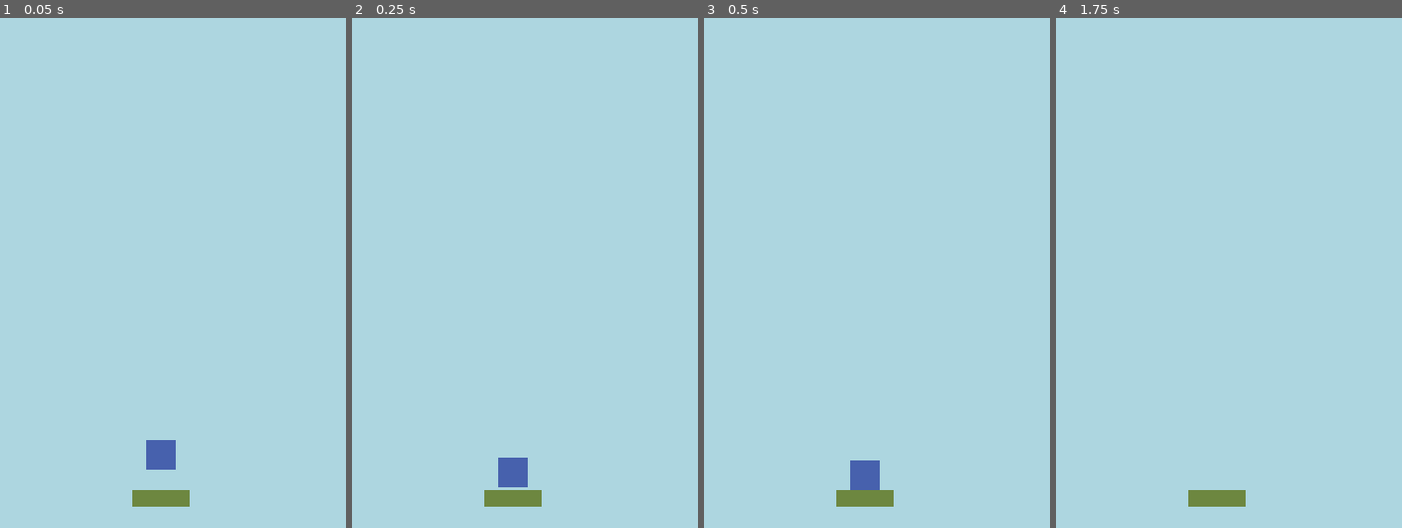
Above: before the commit, frames 1-4 (left to right).
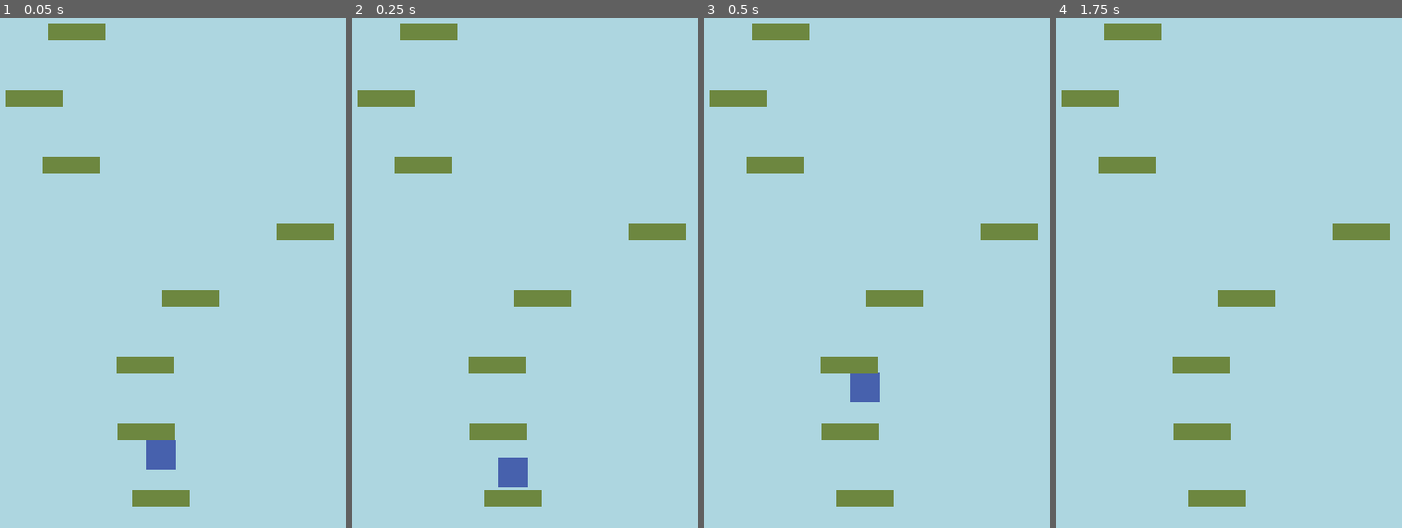
Above: after the commit, the same moments.

Repository: SomeDevNow/godot-doodle-jump
Game: Godot game, scene res://src/scenes/main/main.tscn
Same seed, same stepped clock (60 frames per second), same inputs: the game is played once before the commit and once after it. Before the commit the project has no main scene; this scene is started directly in both runs.
Inputs:
- Up to frame 1 (0.05 s): no input
- Up to frame 2 (0.25 s): no input
- Up to frame 3 (0.5 s): no input
- Up to frame 4 (1.75 s): hold Right (Player Right) from 0.53 s (still down)

The runs differ from the first frame. In frame 1, 3.8% of the frame differs, in the area x 1-97%, y 1-83%; in frame 2, 3.8%; in frame 3, 4.8%, in the area x 1-97%, y 1-93%; in frame 4, 3.8%.

Commit message:
Updated platforms
Now they spawn, but not infinitely and have one way collision

Diff:
--- a/icon.svg
+++ /dev/null
@@ -1 +0,0 @@
-<svg height="128" width="128" xmlns="http://www.w3.org/2000/svg"><rect x="2" y="2" width="124" height="124" rx="14" fill="#363d52" stroke="#212532" stroke-width="4"/><g transform="scale(.101) translate(122 122)"><g fill="#fff"><path d="M105 673v33q407 354 814 0v-33z"/><path fill="#478cbf" d="m105 673 152 14q12 1 15 14l4 67 132 10 8-61q2-11 15-15h162q13 4 15 15l8 61 132-10 4-67q3-13 15-14l152-14V427q30-39 56-81-35-59-83-108-43 20-82 47-40-37-88-64 7-51 8-102-59-28-123-42-26 43-46 89-49-7-98 0-20-46-46-89-64 14-123 42 1 51 8 102-48 27-88 64-39-27-82-47-48 49-83 108 26 42 56 81zm0 33v39c0 276 813 276 813 0v-39l-134 12-5 69q-2 10-14 13l-162 11q-12 0-16-11l-10-65H447l-10 65q-4 11-16 11l-162-11q-12-3-14-13l-5-69z"/><path d="M483 600c3 34 55 34 58 0v-86c-3-34-55-34-58 0z"/><circle cx="725" cy="526" r="90"/><circle cx="299" cy="526" r="90"/></g><g fill="#414042"><circle cx="307" cy="532" r="60"/><circle cx="717" cy="532" r="60"/></g></g></svg>
--- a/project.godot
+++ b/project.godot
@@ -11,6 +11,7 @@
 [application]
 
 config/name="doodle-jump"
+run/main_scene="uid://c8ycvd1x2s4c6"
 config/features=PackedStringArray("4.7")
 config/icon="res://icon.svg"
 
@@ -35,6 +36,11 @@
 ]
 }
 
+[layer_names]
+
+2d_physics/layer_1="Player"
+2d_physics/layer_2="Platform"
+
 [rendering]
 
 textures/canvas_textures/default_texture_filter=0
--- a/src/scenes/main/main.tscn
+++ b/src/scenes/main/main.tscn
@@ -1,12 +1,17 @@
 [gd_scene format=3 uid="uid://c8ycvd1x2s4c6"]
 
 [ext_resource type="PackedScene" uid="uid://dsokrj5gkrnt8" path="res://src/scenes/player/player.tscn" id="1_hsw67"]
-[ext_resource type="PackedScene" uid="uid://cdnn2xc1ippc4" path="res://src/scenes/platform/platform.tscn" id="2_4rfip"]
+[ext_resource type="Script" uid="uid://cxrxjqaqiirwl" path="res://src/scenes/platforms/platforms.gd" id="2_45uaa"]
 
 [node name="Main" type="Node" unique_id=2022751759]
 
 [node name="Player" parent="." unique_id=1052722357 instance=ExtResource("1_hsw67")]
 position = Vector2(200, 500)
 
-[node name="Platform" parent="." unique_id=693971848 instance=ExtResource("2_4rfip")]
-position = Vector2(200, 548)
+[node name="Camera2D" type="Camera2D" parent="Player" unique_id=1678678910]
+limit_left = 0
+limit_right = 400
+limit_bottom = 600
+
+[node name="Platforms" type="Node2D" parent="." unique_id=1309486403]
+script = ExtResource("2_45uaa")
--- a/src/scenes/platform/platform.tscn
+++ b/src/scenes/platforms/platform.tscn
@@ -6,9 +6,11 @@
 [sub_resource type="QuadMesh" id="QuadMesh_dk8d7"]
 
 [node name="Platform" type="StaticBody2D" unique_id=693971848]
+collision_layer = 2
 
 [node name="CollisionShape2D" type="CollisionShape2D" parent="." unique_id=1376777606]
 shape = SubResource("RectangleShape2D_oyahe")
+one_way_collision = true
 
 [node name="Sprite2D" type="Sprite2D" parent="." unique_id=683660503]
 visible = false
--- /dev/null
+++ b/src/scenes/platforms/platforms.gd
@@ -0,0 +1,27 @@
+extends Node2D
+
+const PLATFORM_SCENE: PackedScene = preload("res://src/scenes/platforms/platform.tscn")
+var platform_spawn_rate: int = 72
+
+func _ready():
+	var platform_y: int = 476
+	var out_of_screen: bool = false
+
+	spawn_platform(PLATFORM_SCENE, Vector2(200, 548))
+
+	while not out_of_screen:
+		spawn_platform(PLATFORM_SCENE, Vector2(randi_range(24, 376), platform_y))
+
+		platform_y -= platform_spawn_rate
+		if platform_y < 0:
+			out_of_screen = true
+
+func _process(_delta: float):
+	pass
+
+func spawn_platform(platform_scene: PackedScene, platform_position: Vector2):
+	var platform = platform_scene.instantiate()
+	add_child(platform)
+
+	platform.position.y = platform_position.y
+	platform.position.x = platform_position.x
--- a/src/scenes/player/player.gd
+++ b/src/scenes/player/player.gd
@@ -1,9 +1,10 @@
 extends CharacterBody2D
 
-const SPEED = 400.0
-const JUMP_VELOCITY = -400.0
+const SPEED = 300.0
+const JUMP_VELOCITY = 500.0
 const GRAVITY = 600.0
 const DRAG = 0.1
+var jump: bool = false
 
 func _physics_process(delta: float) -> void:
 	if Input.is_action_pressed("Player Left"):
@@ -15,6 +16,9 @@
 		if abs(velocity.x) < 10:
 			velocity.x = 0
 
-	velocity.y += GRAVITY * delta
+	if not is_on_floor():
+		velocity.y += GRAVITY * delta
+	else:
+		velocity.y = -JUMP_VELOCITY
 
 	move_and_slide()
--- a/src/scenes/player/player.tscn
+++ b/src/scenes/player/player.tscn
@@ -12,6 +12,7 @@
 material = SubResource("StandardMaterial3D_2hxd0")
 
 [node name="Player" type="CharacterBody2D" unique_id=1052722357]
+collision_mask = 2
 script = ExtResource("1_swhsd")
 
 [node name="CollisionShape2D" type="CollisionShape2D" parent="." unique_id=1668575651]
Not shown, removed: icon.svg.import
Not shown, added: src/scenes/platforms/platforms.gd.uid
